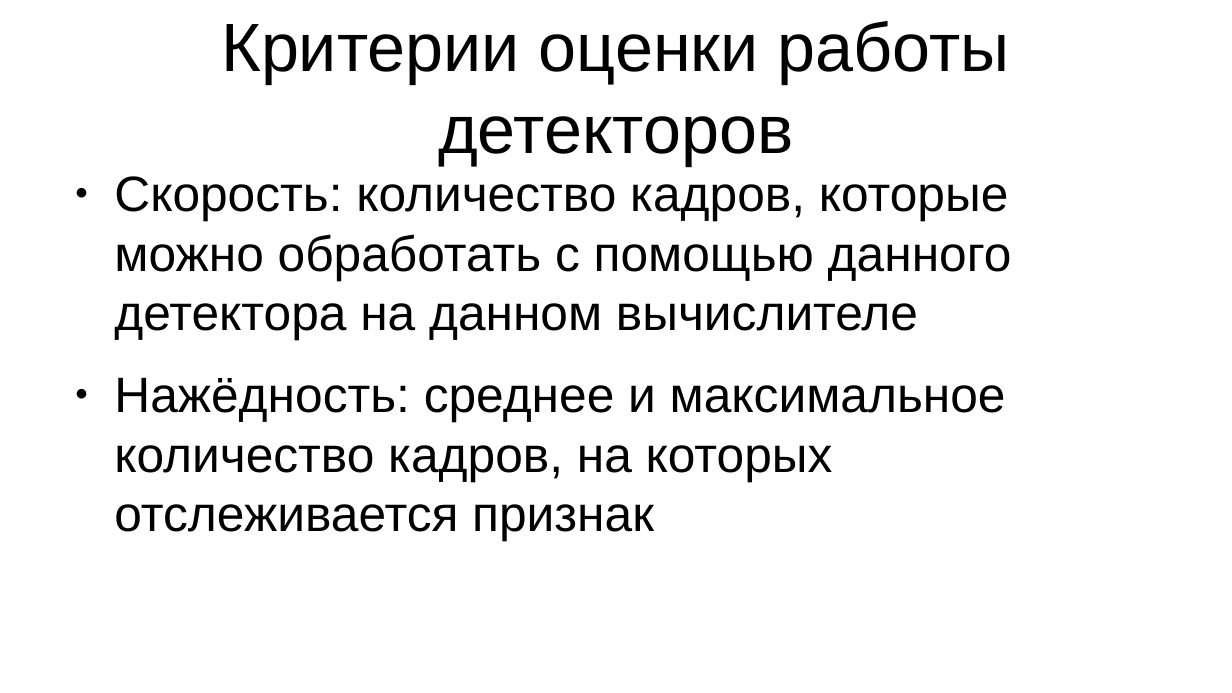
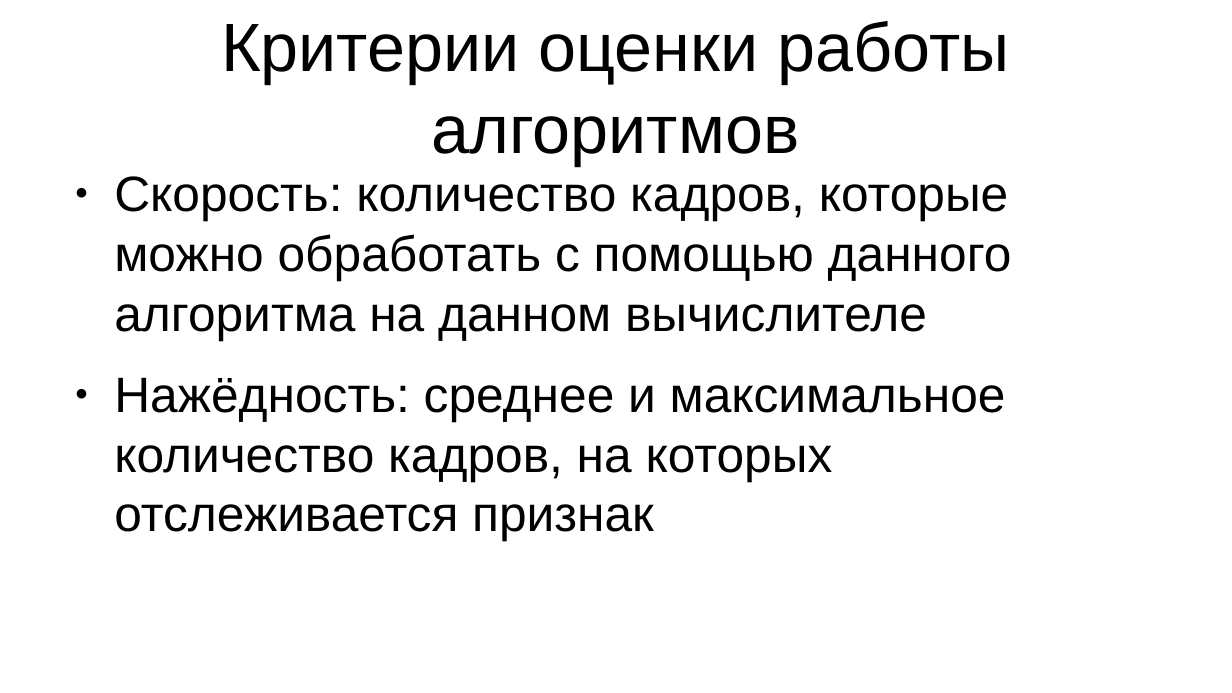
Before and after one commit to daniel-95/diploma, a slide deck: slide 24 of диплом/вкр.pptx (slide 19 before the commit). Drawn at 1232x693 pixels with LibreOffice and Linux fonts; fonts in the diff are those of the drawing. Boxes give left, top, right and bottom in pixels: in the first picture for what was removed or moved away, otherwise in the second. Text is boxed around its words. In the diff, an @@ line names an element or a change of style, - is before the commit and + after.

```diff
--- a/диплом/вкр.pptx
+++ b/диплом/вкр.pptx
@@ text at bbox=[221, 21, 1009, 166]: text changed @@
-Критерии оценки работы детекторов
+Критерии оценки работы алгоритмов
@@ text at bbox=[114, 176, 1012, 340]: text changed @@
-● Скорость: количество кадров, которые можно обработать с помощью данного детектора на данном вычислителе
+● Скорость: количество кадров, которые можно обработать с помощью данного алгоритма на данном вычислителе
```
Also in this commit, not shown: 3 other slides changed, 13 slides added, 2 slides removed, 1 other file.
